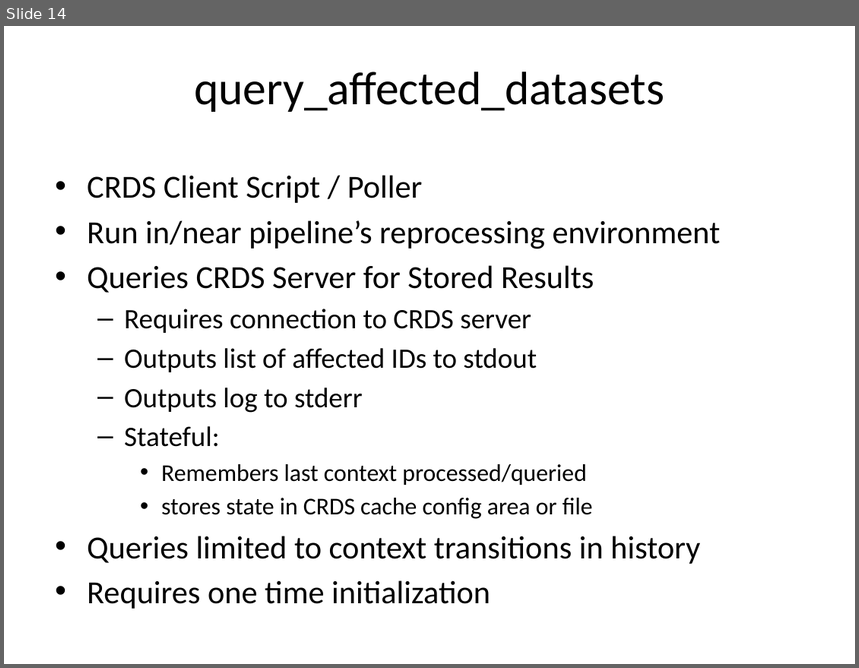
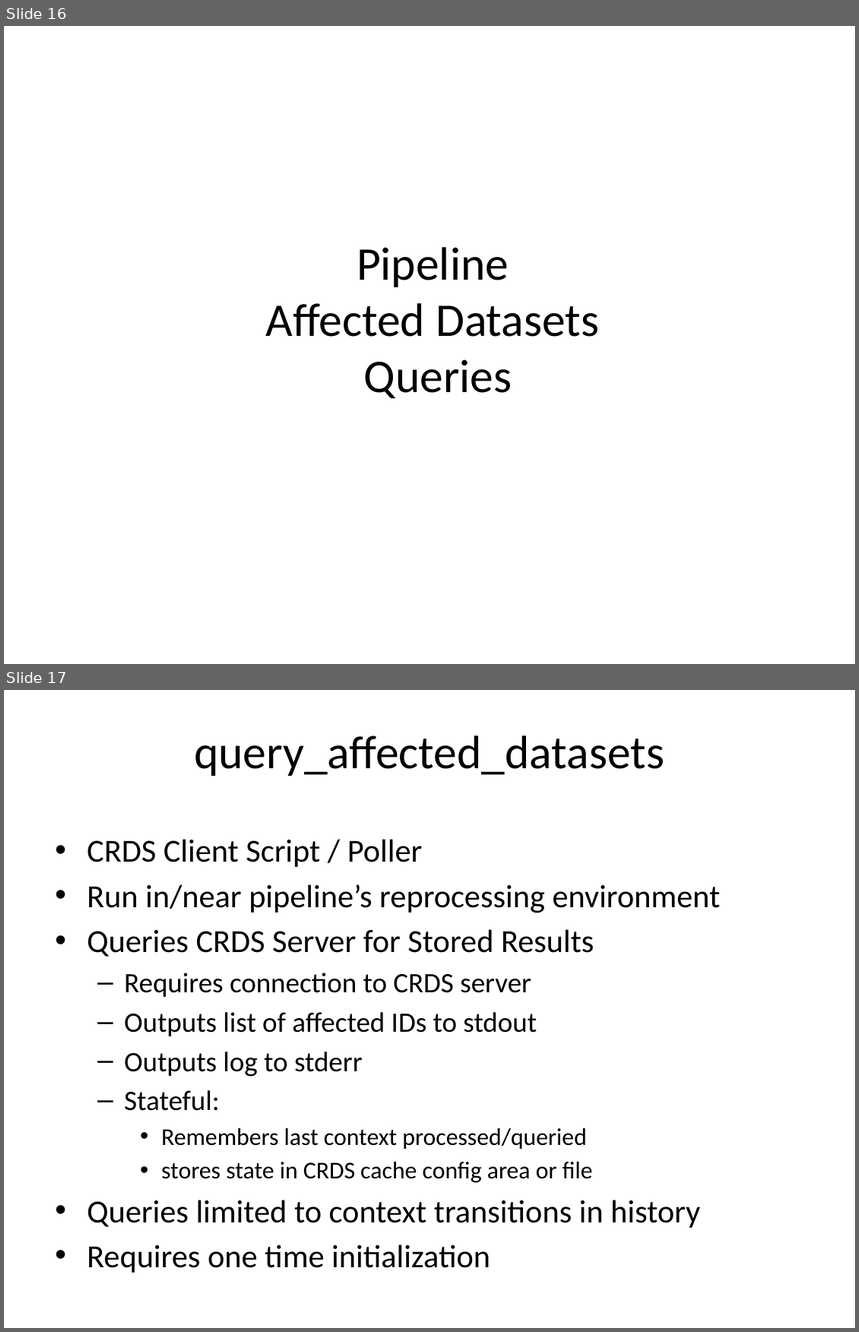
Before and after one commit to spacetelescope/crds, a slide deck: docs/Affected_Datasets_Demo.pptx. Shown one above the other, each under a label of ours: slide 14 before the commit, slides 16 and 17 after it. The pictures are 859x668 and 859x1332 pixels, drawn with LibreOffice and Linux fonts; fonts in the diff are those of the drawing. Boxes give left, top, right and bottom in pixels: in the first picture for what was removed or moved away, otherwise in the second. Text is boxed around its words. In the diff, an @@ line names an element or a change of style, - is before the commit and + after.

Commit message:
Updated affected datasets demo for B6.

```diff
--- a/docs/Affected_Datasets_Demo.pptx
+++ b/docs/Affected_Datasets_Demo.pptx
@@ slide 16 added at [4, 26, 855, 664], background #FFFFFF @@
@@ title added at [266, 247, 599, 398], 39.6 pt, text #000000 @@
+Pipeline
+Affected Datasets
+Queries
@@ what was slide 14 is now slide 17 @@
```
Also in this commit, not shown: 3 other slides added, 2 slides removed.
